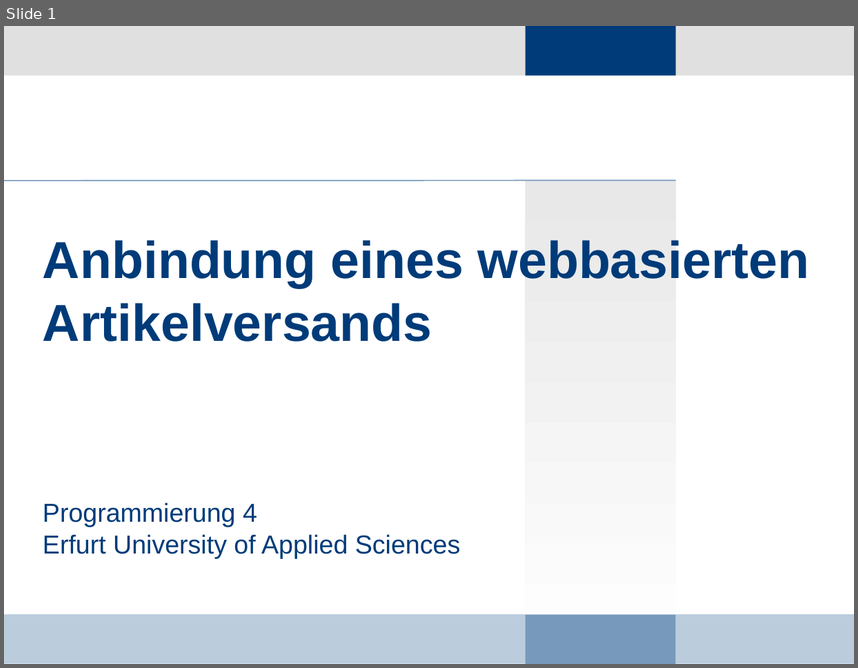
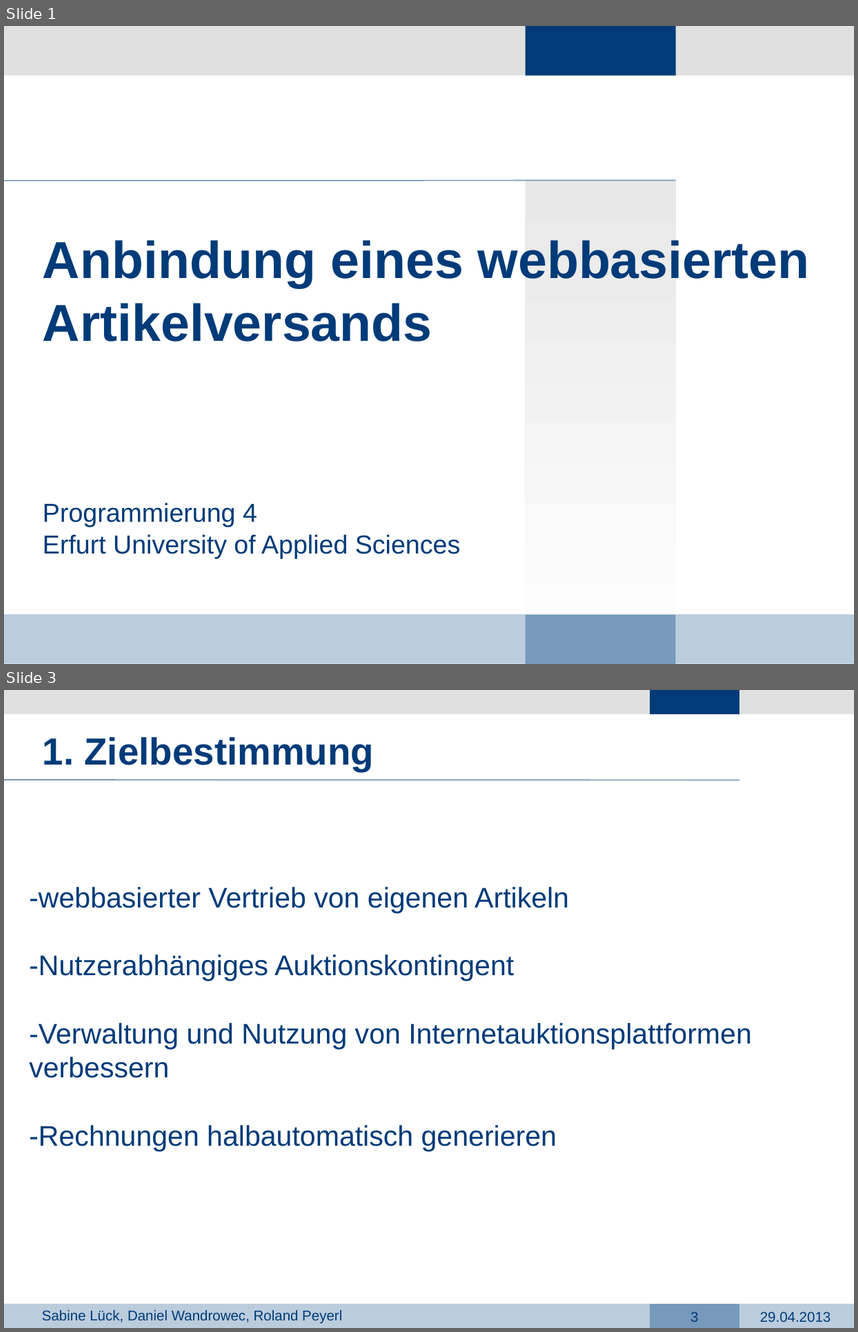
Before and after one commit to dark-saron/PRG4, a slide deck: Präsentation PRG4.pptx. Shown one above the other, each under a label of ours: slide 1 before the commit, slides 1 and 3 after it; the slides between them are not shown. The pictures are 858x668 and 858x1332 pixels, drawn with LibreOffice and Linux fonts; fonts in the diff are those of the drawing; background and template pictures are left out. Boxes give left, top, right and bottom in pixels: in the first picture for what was removed or moved away, otherwise in the second. Text is boxed around its words. In the diff, an @@ line names an element or a change of style, - is before the commit and + after.

```diff
--- a/Präsentation PRG4.pptx
+++ b/Präsentation PRG4.pptx
@@ slide 3 added at <box>4,690,854,1328</box>, background #FFFFFF @@
@@ rectangle added at <box>4,690,854,713</box>, fill #E0E0E0 @@
@@ rectangle added at <box>650,690,740,713</box>, fill #003B79 @@
@@ text added at <box>43,737,374,771</box>, 32 pt, text #003B79, bold @@
+1. Zielbestimmung
@@ line added from (4, 780) to (740, 780), #7799BB 1 pt @@
@@ text added at <box>29,887,752,1151</box>, 24 pt, text #003B79 @@
+-webbasierter Vertrieb von eigenen Artikeln
+-Nutzerabhängiges Auktionskontingent
+-Verwaltung und Nutzung von Internetauktionsplattformen verbessern
+-Rechnungen halbautomatisch generieren
@@ rectangle added at <box>4,1304,854,1328</box>, fill #BBCCDD @@
@@ text added at <box>42,1310,342,1323</box>, 12 pt, text #003B79 @@
+Sabine Lück, Daniel Wandrowec, Roland Peyerl
@@ rectangle added at <box>650,1304,740,1328</box>, fill #7799BB @@
@@ page number added at <box>691,1312,698,1321</box>, 12 pt, text #003B79 @@
+3
@@ text added at <box>760,1311,831,1321</box>, 12 pt, text #003B79 @@
+29.04.2013
```
Also in this commit, not shown: 3 slides changed, 9 other slides added, 5 other files.
